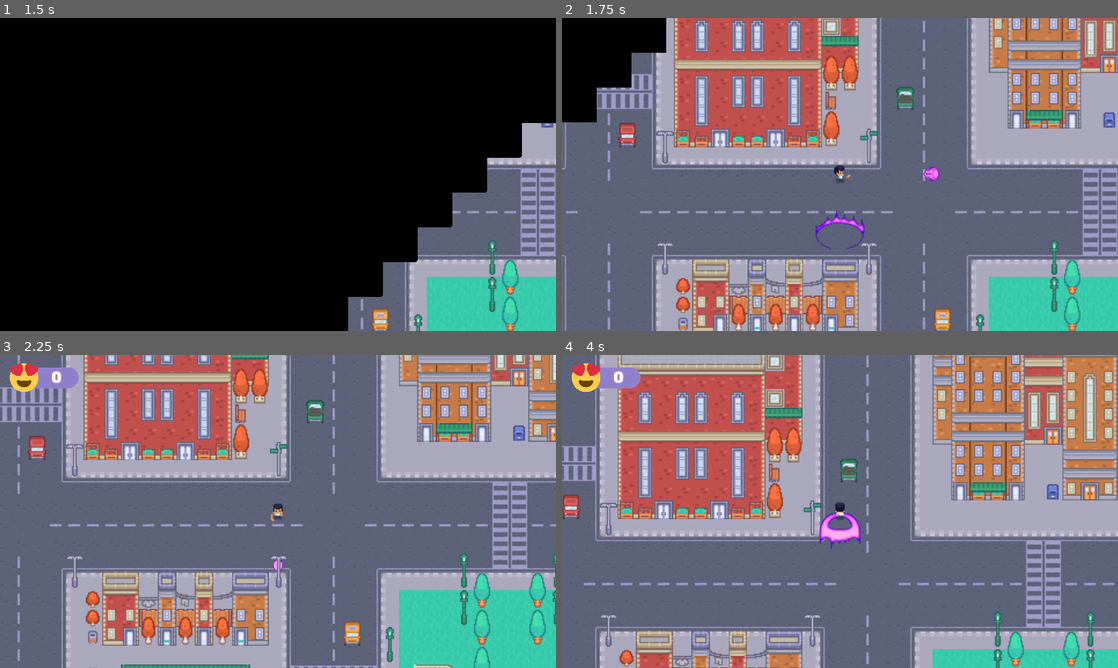
Above: before the commit, frames 1-4 (two rows, left to right).
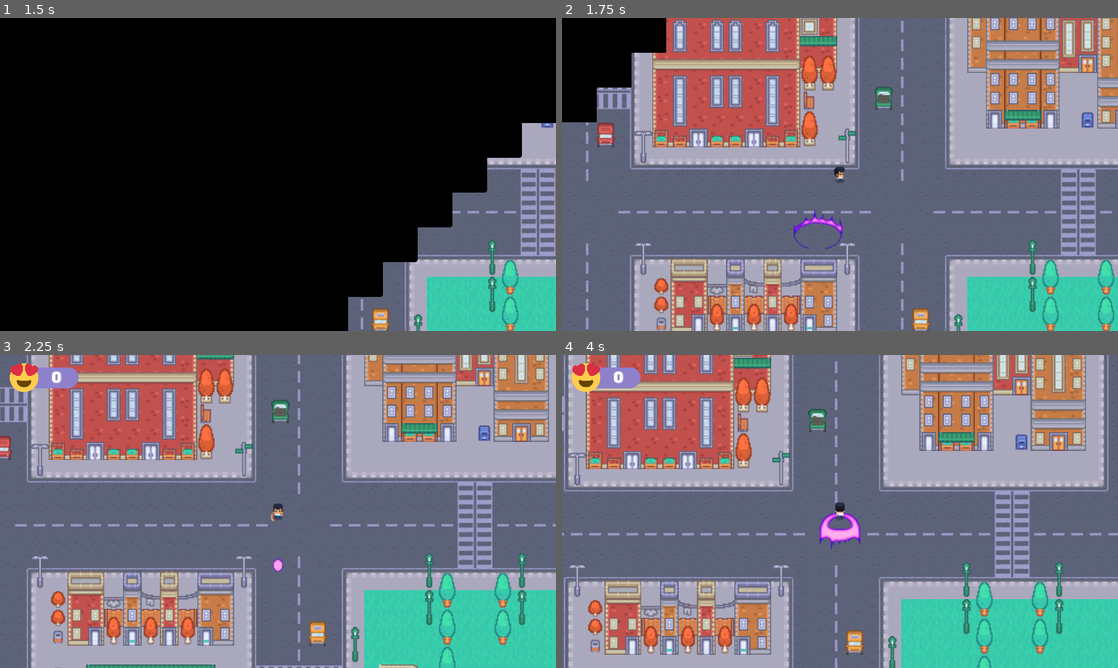
Above: after the commit, the same moments.

Repository: madeleineostoja/the-marketer
Game: Godot game, scene res://scenes/menu/menu.tscn
Same seed, same stepped clock (60 frames per second), same inputs: the game is played once before the commit and once after it.
Inputs (mouse positions are in pixels of both pictures, inside the frame that each line leads up to):
- Up to frame 1 (1.5 s): click "New Game" at 0.5 s; move the mouse to (400, 158) at 1.27 s; press the mouse at (400, 158) at 1.28 s; hold Right (right) from 1.28 s (still down)
- Up to frame 2 (1.75 s): keep holding Right (right); right-click (962, 158) at 1.55 s
- Up to frame 3 (2.25 s): move the mouse to (166, 527) at 2.02 s; release Right (right) at 2.03 s; release the mouse at (166, 527) at 2.03 s; hold Down (down) from 2.03 s (still down); right-click (166, 527) at 2.1 s
- Up to frame 4 (4 s): click (728, 527) at 2.3 s; move the mouse to (895, 442) at 2.77 s; release Down (down) at 2.78 s; press the mouse at (895, 442) at 2.78 s; hold Right (right) 2.78-3.53 s; right-click (895, 442) at 3.05 s; move the mouse to (812, 574) at 3.52 s; release the mouse at (812, 574) at 3.53 s; hold Up (up) from 3.53 s (still down); tap Space (roll) at 3.6 s; click (812, 574) at 3.8 s

Frame 1 is identical in both runs. In frame 2, 38% of the frame differs, in the area x 0-100%, y 0-100%; in frame 3, 40%; in frame 4, 65%.

Commit message:
Add attack cooldown

Diff:
--- a/scenes/player/player.gd
+++ b/scenes/player/player.gd
@@ -15,8 +15,8 @@
 signal dying
 signal attacked(primary: bool, direction: Vector2, position: Vector2)
 
-var input_buffer = [Vector2.ZERO]
-var input_buffer_readout = Vector2()
+var movement_buffer = [Vector2.ZERO]
+var movement_buffer_readout = Vector2()
 
 
 func animate(animation: String):
@@ -31,29 +31,29 @@
 			$AnimatedSprite2D.play("%s-left" % animation)
 
 
-func update_direction():
+func handle_movement():
 	if Input.is_action_just_pressed("right"):
-		input_buffer.append(Vector2.RIGHT)
+		movement_buffer.append(Vector2.RIGHT)
 	elif Input.is_action_just_pressed("left"):
-		input_buffer.append(Vector2.LEFT)
+		movement_buffer.append(Vector2.LEFT)
 	elif Input.is_action_just_pressed("up"):
-		input_buffer.append(Vector2.UP)
+		movement_buffer.append(Vector2.UP)
 	elif Input.is_action_just_pressed("down"):
-		input_buffer.append(Vector2.DOWN)
+		movement_buffer.append(Vector2.DOWN)
 
 	if Input.is_action_just_released("right"):
-		input_buffer.erase(Vector2.RIGHT)
+		movement_buffer.erase(Vector2.RIGHT)
 	elif Input.is_action_just_released("left"):
-		input_buffer.erase(Vector2.LEFT)
+		movement_buffer.erase(Vector2.LEFT)
 	elif Input.is_action_just_released("up"):
-		input_buffer.erase(Vector2.UP)
+		movement_buffer.erase(Vector2.UP)
 	elif Input.is_action_just_released("down"):
-		input_buffer.erase(Vector2.DOWN)
+		movement_buffer.erase(Vector2.DOWN)
 
-	input_buffer_readout = input_buffer[-1]
-	movement = input_buffer_readout
-	if input_buffer_readout != Vector2.ZERO:
-		direction = input_buffer_readout
+	movement_buffer_readout = movement_buffer[-1]
+	movement = movement_buffer_readout
+	if movement_buffer_readout != Vector2.ZERO:
+		direction = movement_buffer_readout
 
 
 func idle():
@@ -77,6 +77,11 @@
 
 
 func attack(primary: bool):
+	if $AttackCooldown.time_left > 0:
+		state = State.IDLE
+		return
+
+	$AttackCooldown.start()
 	animate("attack")
 	attacked.emit(primary, direction, position)
 	await Utils.timeout(self, 0.25)
@@ -84,11 +89,12 @@
 
 
 func die():
+	state = State.DEAD
 	velocity = Vector2.ZERO
+	set_process_input(false)
 	dying.emit()
 	$AnimatedSprite2D.play("death")
 	$DeathSound.play()
-	set_process_input(false)
 	await Utils.timeout(self, 2)
 	died.emit()
 
@@ -102,15 +108,30 @@
 				return
 
 			die()
-			state = State.DEAD
+
+
+func limit_camera():
+	var map: TileMap = get_node("../Map")
+	var map_rect: Rect2i = map.get_used_rect()
+	var map_size: Vector2i = map.tile_set.tile_size * Vector2i(map.scale)
+	print(map.transform.get_origin())
+
+	$Camera.limit_top = map_rect.position.y * map_size.y
+	$Camera.limit_left = map_rect.position.x * map_size.x
+	$Camera.limit_right = map_rect.end.x * map_size.x
+	$Camera.limit_bottom = map_rect.end.y * map_size.y
+
+
+# func _ready():
+# 	limit_camera()
 
 
 func _physics_process(_delta):
 	var motion: Vector2 = Input.get_vector("left", "right", "up", "down")
 
-	update_direction()
+	die_on_impact()
+	handle_movement()
 	move_and_slide()
-	die_on_impact()
 
 	if motion != Vector2.ZERO && state == State.IDLE:
 		state = State.WALK
--- a/scenes/player/player.tscn
+++ b/scenes/player/player.tscn
@@ -392,4 +392,9 @@
 [node name="RollSound" type="AudioStreamPlayer2D" parent="."]
 stream = ExtResource("71_8hvit")
 
+[node name="AttackCooldown" type="Timer" parent="."]
+process_callback = 0
+wait_time = 0.4
+one_shot = true
+
 [connection signal="animation_finished" from="AnimatedSprite2D" to="." method="_on_animated_sprite_2d_animation_finished"]
